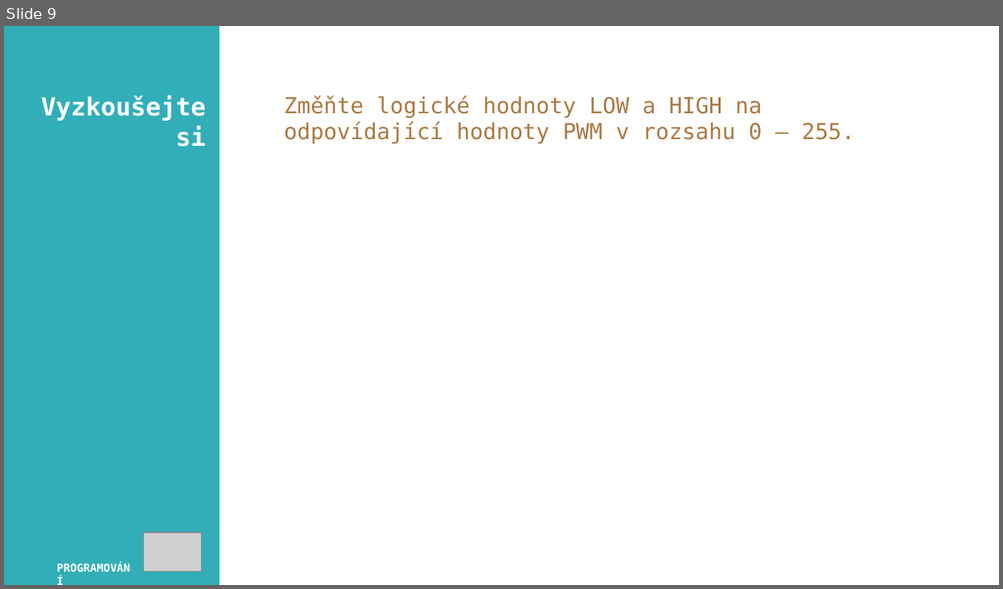
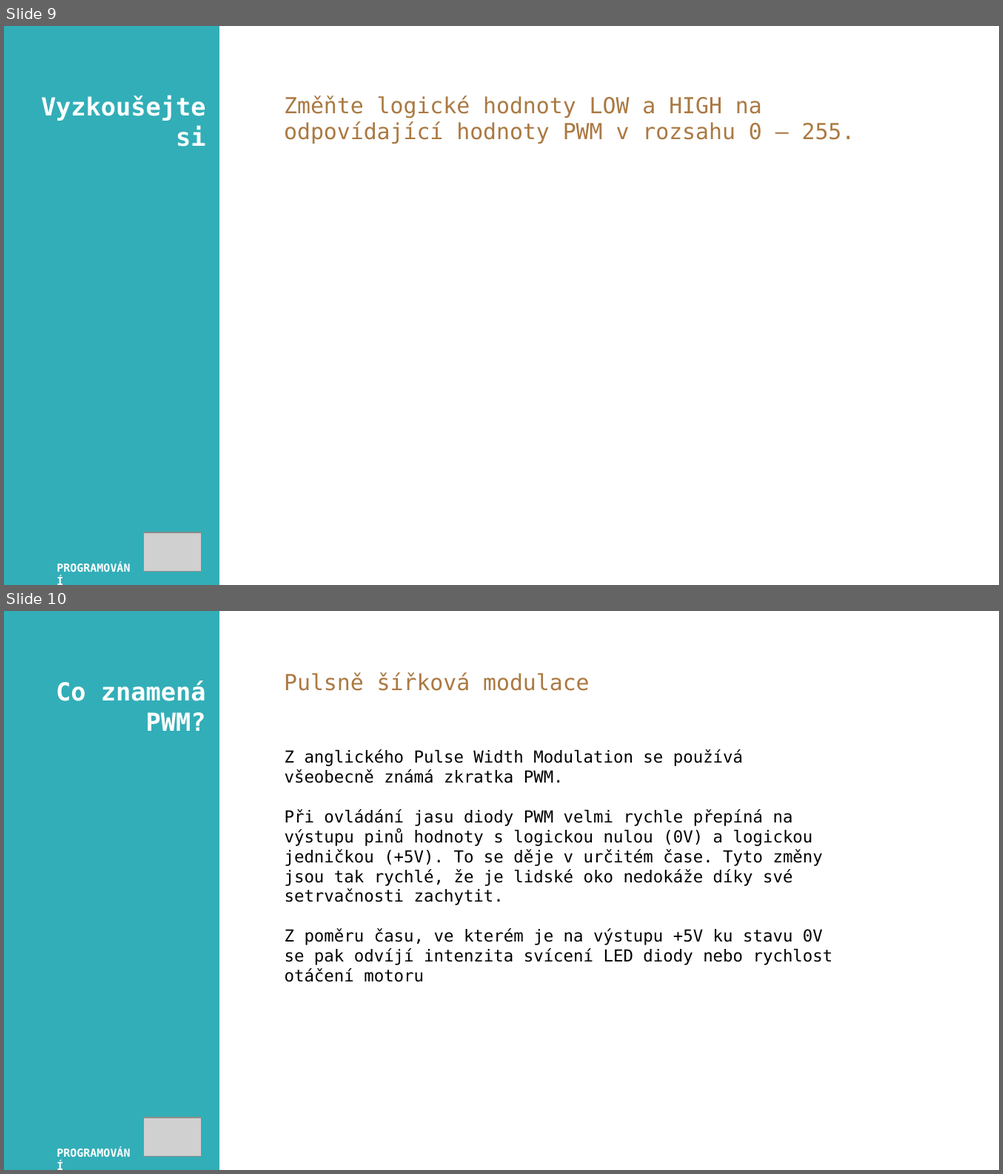
Before and after one commit to JanPrsala/PRIM, a slide deck: Experiments/Arduino/04_RGB_LED/ppt/01_rgb.pptx. Shown one above the other, each under a label of ours: slide 9 before the commit, slides 9 and 10 after it. The pictures are 1003x589 and 1003x1174 pixels, drawn with LibreOffice and Linux fonts; fonts in the diff are those of the drawing; grey boxes stand for pictures. Boxes give left, top, right and bottom in pixels: in the first picture for what was removed or moved away, otherwise in the second. Text is boxed around its words. In the diff, an @@ line names an element or a change of style, - is before the commit and + after.

```diff
--- a/Experiments/Arduino/04_RGB_LED/ppt/01_rgb.pptx
+++ b/Experiments/Arduino/04_RGB_LED/ppt/01_rgb.pptx
@@ slide 10 added at bbox=[4, 611, 999, 1170], background #FFFFFF @@
@@ rectangle added at bbox=[4, 611, 219, 1170], fill #32AEB8 @@
@@ text added at bbox=[284, 672, 589, 691], 16 pt, text #AB7942 @@
+Pulsně šířková modulace
@@ text added at bbox=[56, 681, 206, 731], 18 pt, text #FFFFFF, bold @@
+Co znamená PWM?
@@ text added at bbox=[284, 749, 833, 982], 12 pt, text #000000 @@
+Z anglického Pulse Width Modulation se používá všeobecně známá zkratka PWM.
+Při ovládání jasu diody PWM velmi rychle přepíná na výstupu pinů hodnoty s logickou nulou (0V) a logickou jedničkou (+5V). To se děje v určitém čase. Tyto změny jsou tak rychlé, že je lidské oko nedokáže díky své setrvačnosti zachytit.
+Z poměru času, ve kterém je na výstupu +5V ku stavu 0V se pak odvíjí intenzita svícení LED diody nebo rychlost otáčení motoru
@@ picture added at bbox=[143, 1118, 201, 1157] @@
@@ text added at bbox=[47, 1141, 146, 1165], 8 pt, text #FFFFFF, bold @@
+PROGRAMOVÁNÍ
```
Also in this commit, not shown: 1 slide changed, 1 other slide added, 27 other files.
